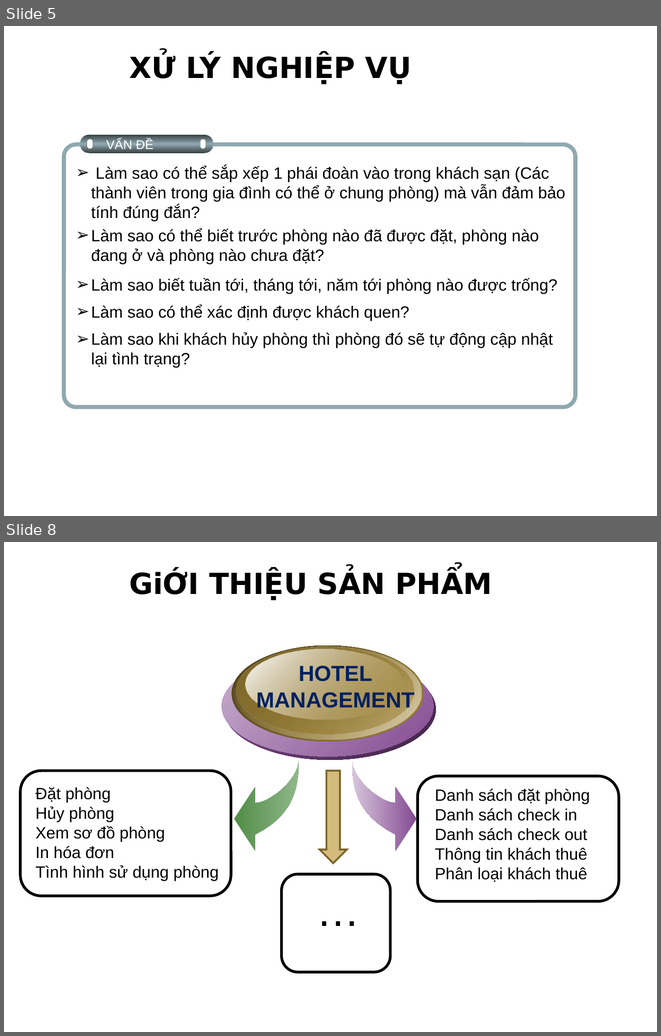
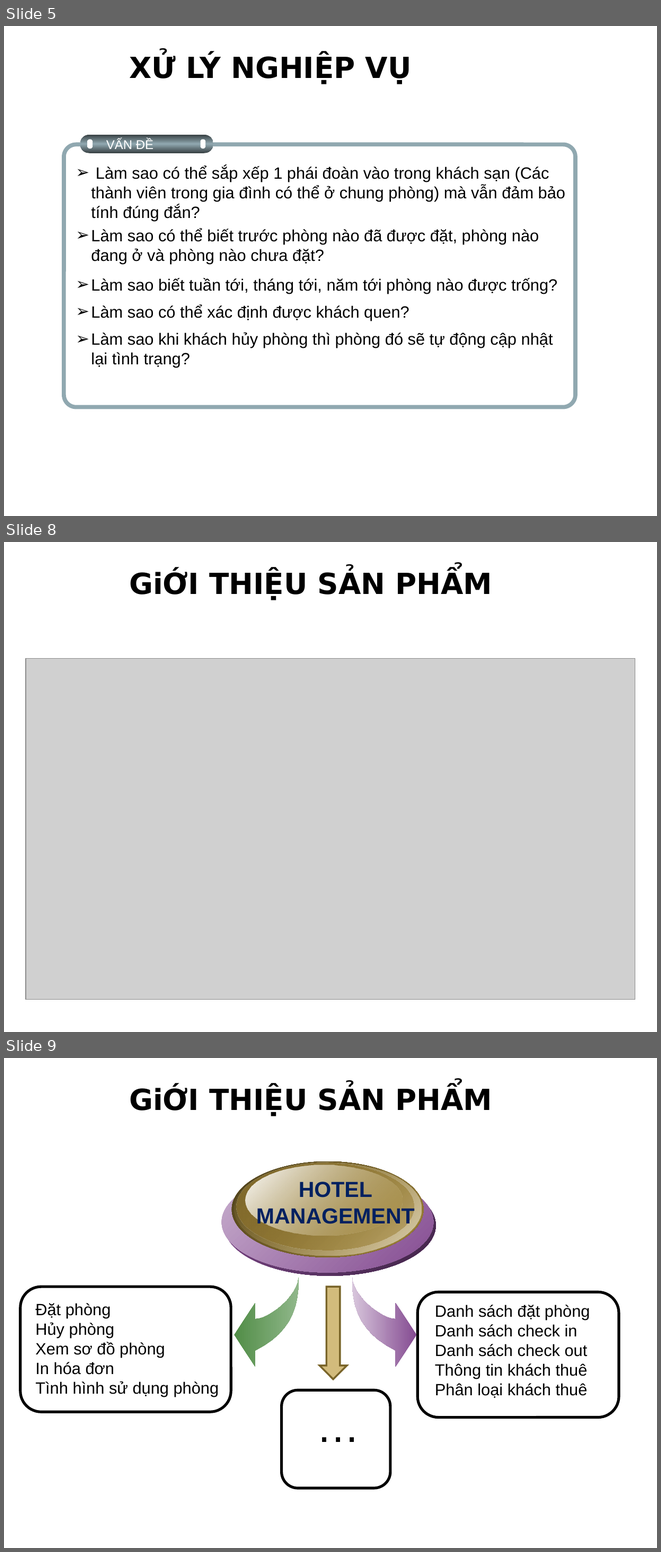
Before and after one commit to Alex7Huynh/group2quanlykhachsan, a slide deck: sources/QLKS_G18/documents/Hotel Management v1.0_G18.ppt. Shown one above the other, each under a label of ours: slides 5 and 8 before the commit, slides 5, 8 and 9 after it; the slides between them are not shown. The pictures are 661x1036 and 661x1552 pixels, drawn with LibreOffice and Linux fonts; fonts in the diff are those of the drawing; grey boxes stand for pictures; background and template pictures are left out. Boxes give left, top, right and bottom in pixels: in the first picture for what was removed or moved away, otherwise in the second. Text is boxed around its words. In the diff, an @@ line names an element or a change of style, - is before the commit and + after.

```diff
--- a/sources/QLKS_G18/documents/Hotel Management v1.0_G18.ppt
+++ b/sources/QLKS_G18/documents/Hotel Management v1.0_G18.ppt
@@ slide 8 added at (4,542,657,1032), background picture (left out) @@
@@ title added at (129,570,492,600), 32 pt, text #000000, bold @@
+GiỚI THIỆU SẢN PHẨM
@@ picture added at (26,658,635,999) @@
@@ what was slide 8 is now slide 9 @@
```
Also in this commit, not shown: 3 slides changed, 3 other files.
